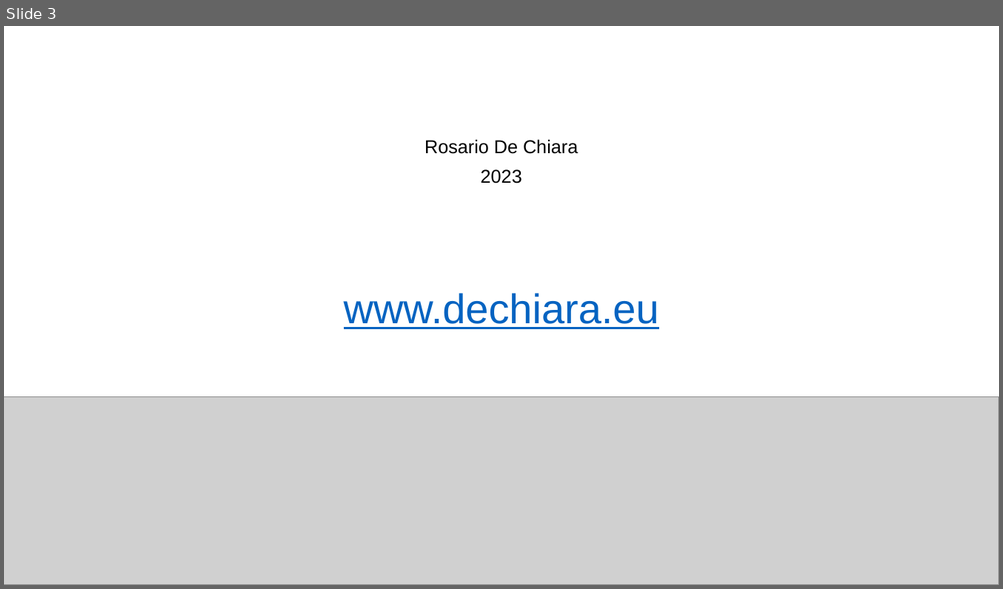
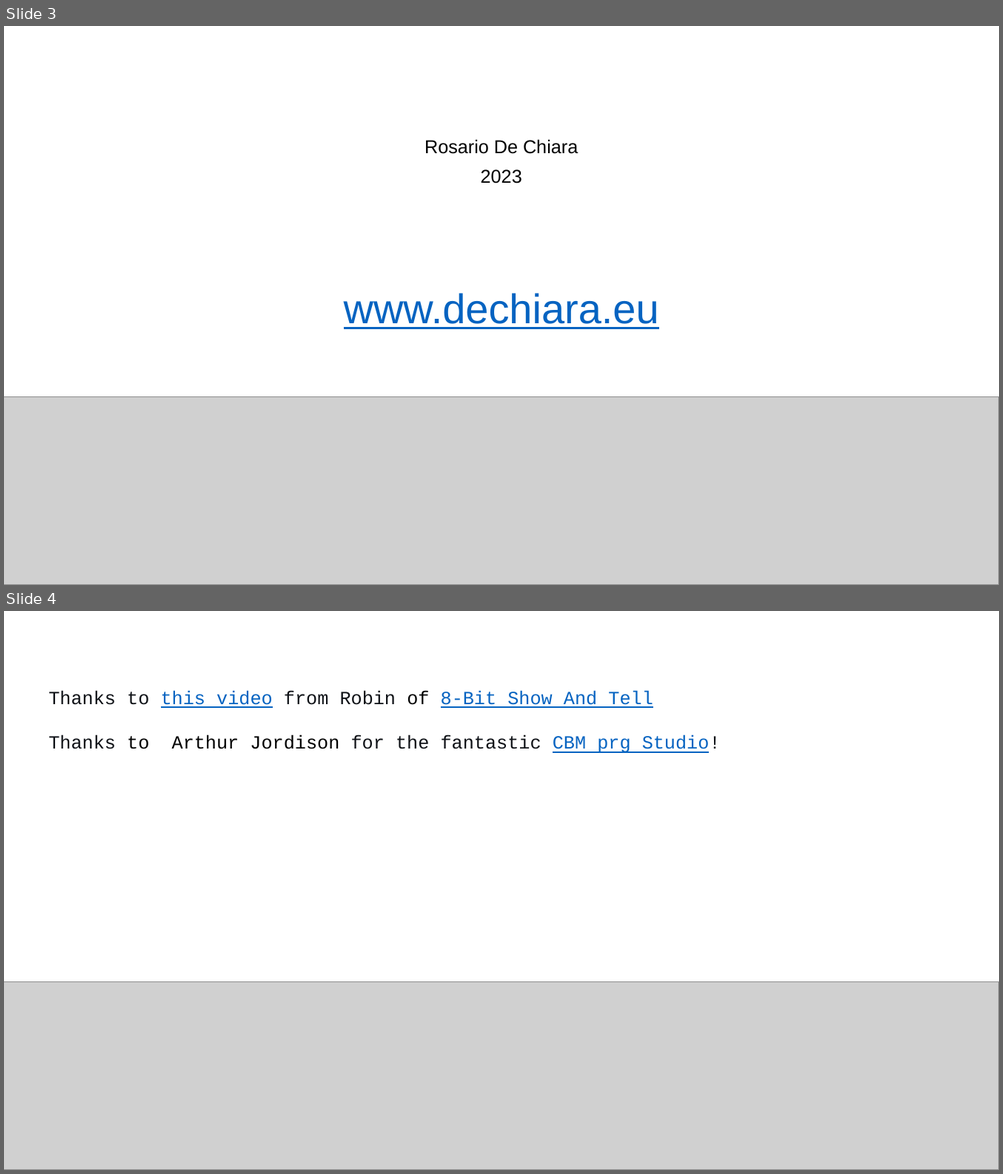
Before and after one commit to rosdec/marble_madness_embryo, a slide deck: presentation.pptx. Shown one above the other, each under a label of ours: slide 3 before the commit, slides 3 and 4 after it. The pictures are 1003x589 and 1003x1174 pixels, drawn with LibreOffice and Linux fonts; fonts in the diff are those of the drawing; grey boxes stand for pictures. Boxes give left, top, right and bottom in pixels: in the first picture for what was removed or moved away, otherwise in the second. Text is boxed around its words. In the diff, an @@ line names an element or a change of style, - is before the commit and + after.

Commit message:
updated the presentations

```diff
--- a/presentation.pptx
+++ b/presentation.pptx
@@ slide 4 added at [4, 611, 999, 1170], background #FFFFFF @@
@@ text added at [48, 691, 720, 753], 18 pt, text #0E1116 @@
+Thanks to this video from Robin of 8-Bit Show And Tell
+Thanks to Arthur Jordison for the fantastic CBM prg Studio!
@@ picture added at [4, 982, 999, 1170] @@
```
Also in this commit, not shown: 1 other file.
